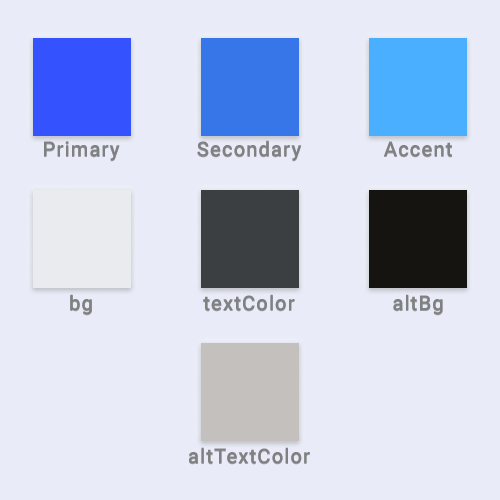
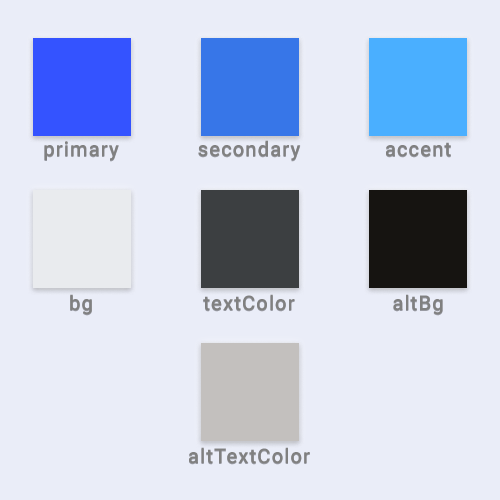
Revision of a layered 500×500 image; what changed, layer by layer:
renamed "Accent" to "accent", painted on it over (384, 141, 452, 157)
renamed "Secondary" to "secondary", painted on it over (197, 140, 302, 161)
renamed "Primary" to "primary", painted on it over (44, 141, 120, 161)
"white bg": opacity 100% → 96% over (44, 140, 452, 162)
